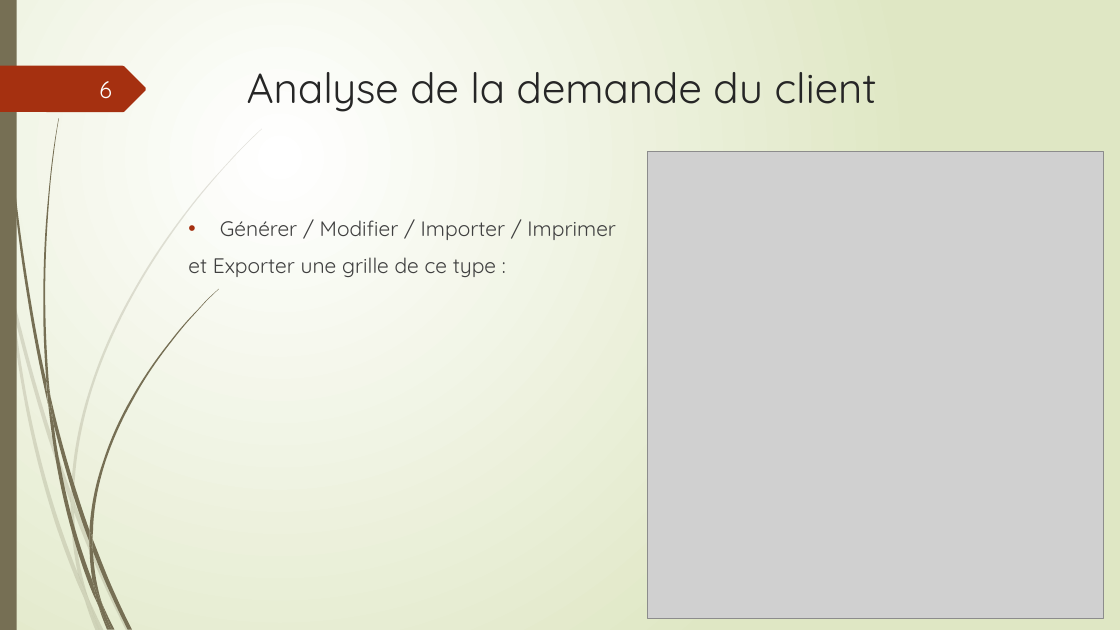
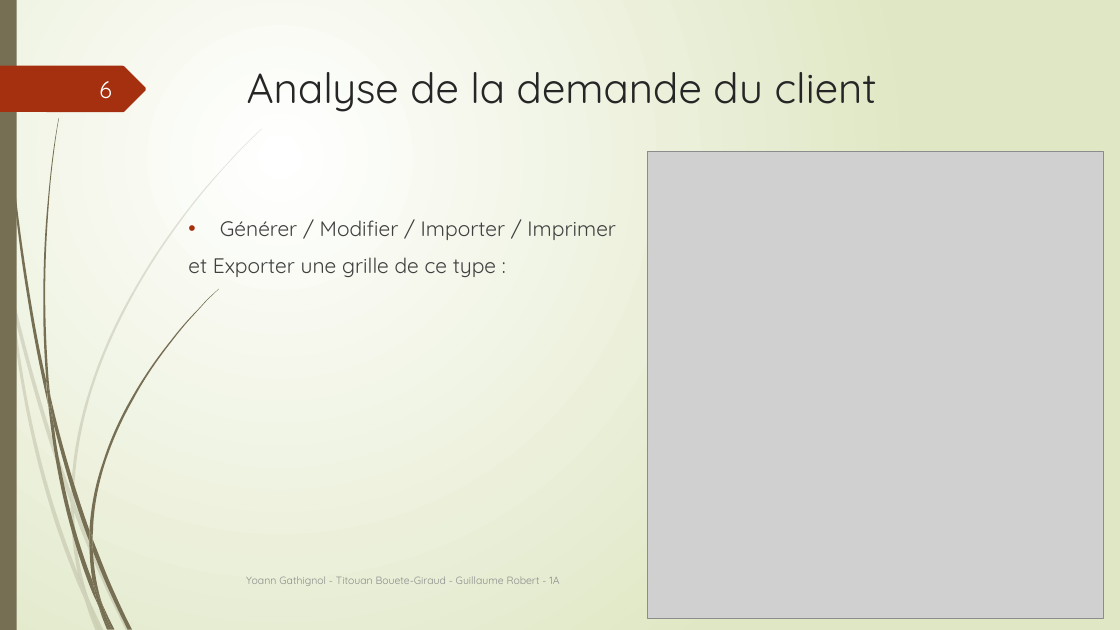
Before and after one commit to Guyoms/PTUT2016, a slide deck: slide 6 of SOUTENANCE/I HEAR I SAY.pptx. Drawn at 1120x630 pixels with LibreOffice and Linux fonts; fonts in the diff are those of the drawing; grey boxes stand for pictures. Boxes give left, top, right and bottom in pixels: in the first picture for what was removed or moved away, otherwise in the second. Text is boxed around its words. In the diff, an @@ line names an element or a change of style, - is before the commit and + after.

```diff
--- a/SOUTENANCE/I HEAR I SAY.pptx
+++ b/SOUTENANCE/I HEAR I SAY.pptx
@@ text added at box(246, 576, 559, 586), 9 pt, text #8C8C8C @@
+Yoann Gathignol - Titouan Bouete-Giraud - Guillaume Robert - 1A
```
Also in this commit, not shown: 9 other slides changed.
